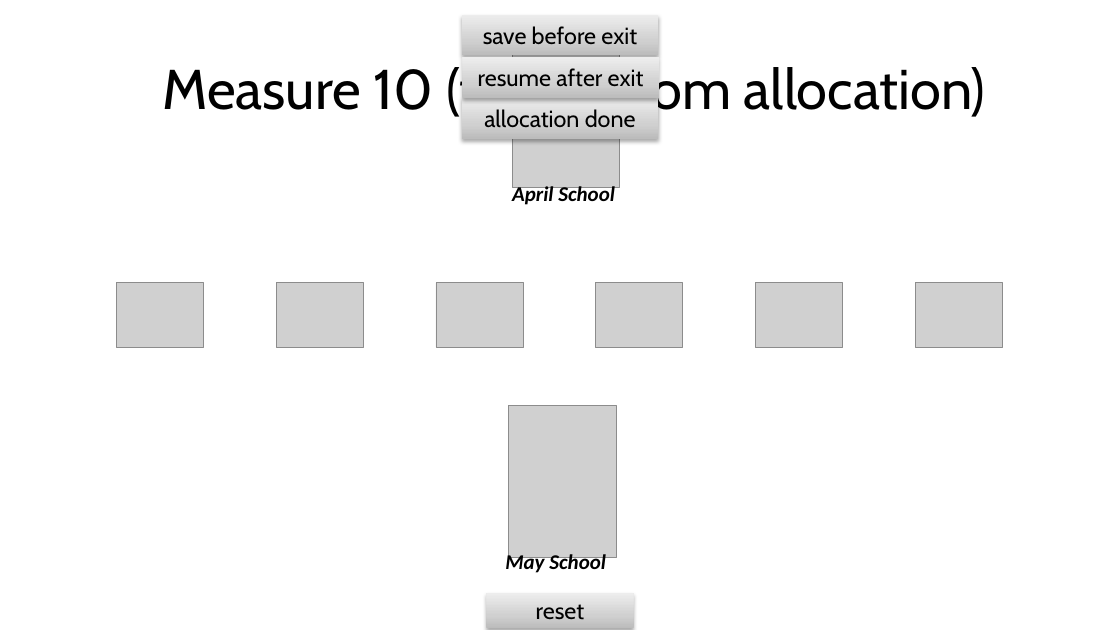
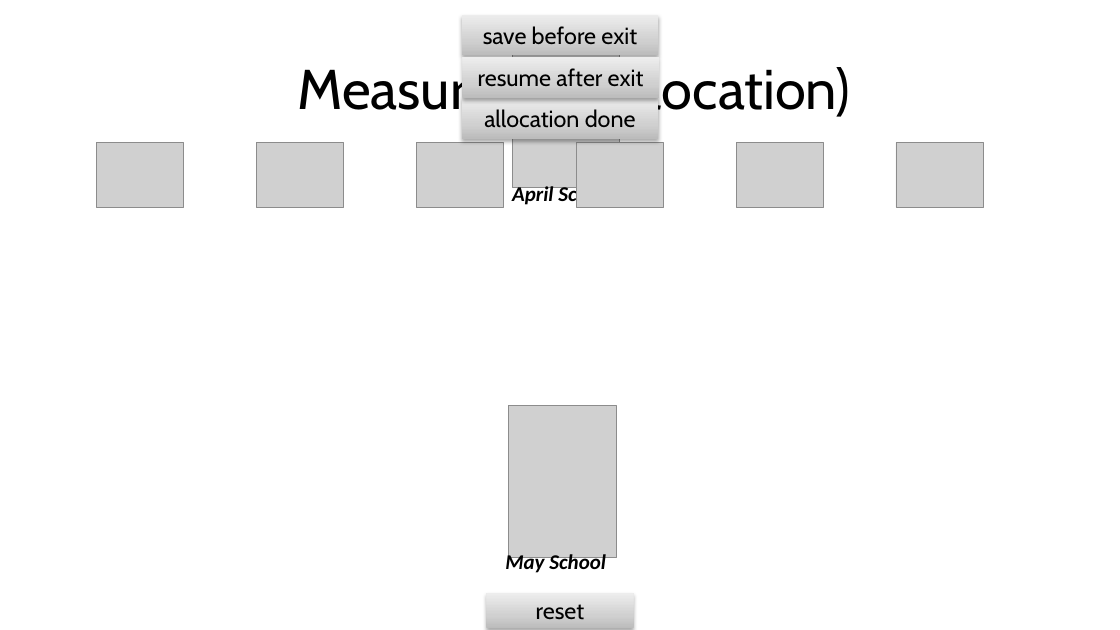
Before and after one commit to mariannazhang/PowerPoint-auto-coding, a slide deck: slide 22 of stimuli.pptm (slide 23 before the commit). Drawn at 1120x630 pixels with LibreOffice and Linux fonts; fonts in the diff are those of the drawing; grey boxes stand for pictures. Boxes give left, top, right and bottom in pixels: in the first picture for what was removed or moved away, otherwise in the second. Text is boxed around its words. In the diff, an @@ line names an element or a change of style, - is before the commit and + after.

Commit message:
reimplement resource allocation and reset between anchor objects

```diff
--- a/stimuli.pptm
+++ b/stimuli.pptm
@@ text at bbox=[297, 67, 850, 122]: text changed @@
-Measure 10 (top bottom allocation)
+Measure 10 ((allocation)
@@ 6 pictures: place and size @@
-6 pictures at bbox=[116, 283, 1003, 348]
+6 pictures at bbox=[97, 143, 984, 208]
```
Also in this commit, not shown: 2 other slides changed, 2 other files.
